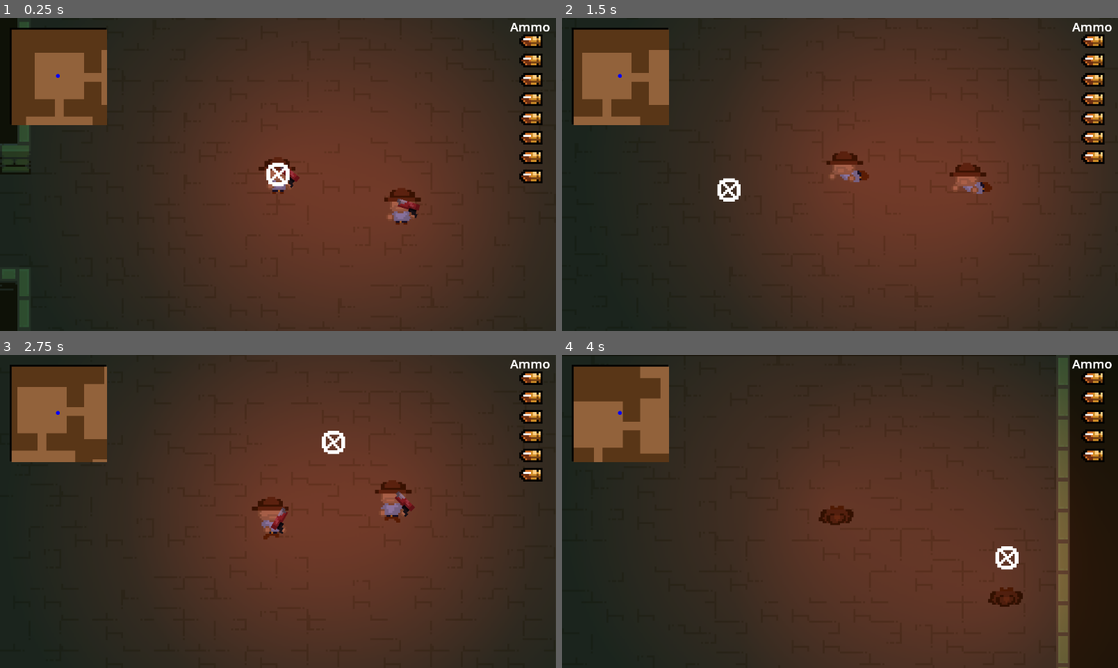
Above: before the commit, frames 1-4 (two rows, left to right).
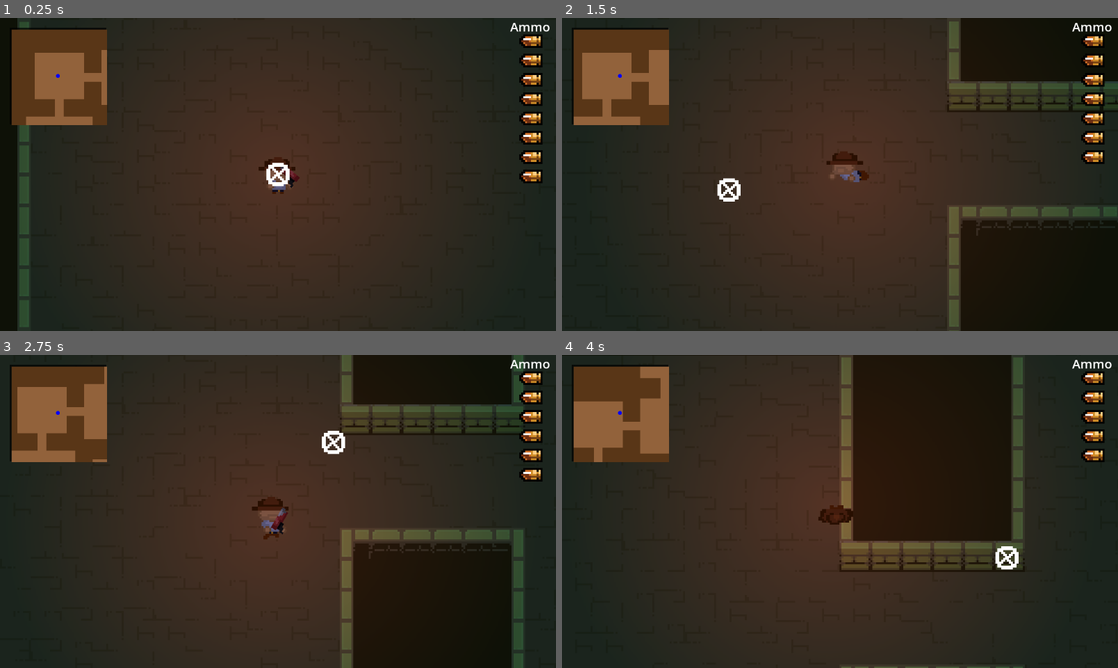
Above: after the commit, the same moments.

Repository: wonderdip/Guns-N-Gylphs
Game: Godot game, scene res://Scenes/World.tscn
The game is run twice, just before and just after one commit, with the same random seed, the same clock (stepped at 60 frames per second) and the same inputs.
Inputs (mouse positions are in pixels of both pictures, inside the frame that each line leads up to):
- Up to frame 1 (0.25 s): no input
- Up to frame 2 (1.5 s): tap Enter at 0.5 s; move the mouse to (962, 158) at 0.52 s; hold Right (move_right) 0.53-1.28 s; click (962, 158) at 0.6 s; move the mouse to (728, 190) at 1.27 s; hold Down (move_down) from 1.28 s (still down); right-click (728, 190) at 1.35 s
- Up to frame 3 (2.75 s): click (166, 527) at 1.55 s; move the mouse to (333, 442) at 2.02 s; release Down (move_down) at 2.03 s; hold Right (move_right) from 2.03 s (still down); click (333, 442) at 2.1 s
- Up to frame 4 (4 s): move the mouse to (812, 574) at 2.77 s; release Right (move_right) at 2.78 s; hold W (move_up) 2.78-3.53 s; click (812, 574) at 2.85 s; move the mouse to (1006, 558) at 3.52 s; hold Left (move_left) from 3.53 s (still down); right-click (1006, 558) at 3.6 s; click (1006, 558) at 3.8 s

The runs differ from the first frame. In frame 1, 39% of the frame differs, in the area x 0-100%, y 1-100%; in frame 2, 43%, in the area x 39-100%, y 0-100%; in frame 3, 42%; in frame 4, 36%.

Commit message:
camera shake manager

Diff:
--- a/Scenes/Enemies/Mummy.tscn
+++ b/Scenes/Enemies/Mummy.tscn
@@ -1,6 +1,7 @@
-[gd_scene load_steps=15 format=3 uid="uid://dwva6dkjc4mhv"]
+[gd_scene load_steps=16 format=3 uid="uid://dwva6dkjc4mhv"]
 
 [ext_resource type="Script" path="res://Scripts/Enemies/mummy.gd" id="1_div5c"]
+[ext_resource type="PackedScene" uid="uid://dekfi127ulci4" path="res://Scenes/Player.tscn" id="2_qnom3"]
 [ext_resource type="Texture2D" uid="uid://cgfdp2uaodkjw" path="res://Assets/Enemies/Mummy - Walk-Sheet.png" id="2_v4amn"]
 
 [sub_resource type="AtlasTexture" id="AtlasTexture_ubkvo"]
@@ -93,6 +94,7 @@
 Health = 20.0
 Damage = 1
 Speed = 150
+player = ExtResource("2_qnom3")
 knockback_strength = 200.0
 knockback_duration = 0.1
 
--- a/Scripts/Enemies/EnemyBase.gd
+++ b/Scripts/Enemies/EnemyBase.gd
@@ -5,7 +5,8 @@
 @export var Damage: int = 0
 @export var Speed: int = 0
 
-@onready var player = get_node("/root/World/Player")
+@export var player: PackedScene
+
 @onready var animated_sprite: AnimatedSprite2D = $AnimatedSprite2D
 @onready var cpu_particles_2d = $CPUParticles2D
 @onready var collision_shape_2d = $CollisionShape2D
@@ -45,8 +46,7 @@
 	FreezeFrameManager.framefreeze(0.1, 0.1)
 	cpu_particles_2d.restart()
 	apply_knockback(player.global_position)
-	var camera_tween = get_tree().create_tween()
-	camera_tween.tween_method(StartCameraShake, 8.0, 2.0, 0.8)
+	CameraShakeManager.cam_shake(8.0, 2.0, 0.8)
 
 	if Health <= 0:
 		die()
@@ -55,11 +55,6 @@
 
 func damaged():
 	pass
-
-func StartCameraShake(intensity: float):
-	var cameraOffset = cameraShakeNoise.get_noise_1d(Time.get_ticks_msec()) * intensity
-	camera2d.offset.x = cameraOffset
-	camera2d.offset.y = cameraOffset
 
 func apply_knockback(source_position: Vector2):
 	# Set the knockback direction to be opposite of the player
--- a/Scripts/Guns/gun_base.gd
+++ b/Scripts/Guns/gun_base.gd
@@ -29,7 +29,7 @@
 
 	if Input.is_action_just_pressed("shoot"):
 		shoot()
-
+		CameraShakeManager.cam_shake(5, 2, 0.2)
 	if player.dodging == true:
 		can_shoot = false
 	else:
--- /dev/null
+++ b/Scripts/camera_shake_manager.gd
@@ -0,0 +1,19 @@
+extends Node
+
+
+var camera2d: Camera2D
+var cameraShakeNoise: FastNoiseLite
+@onready var player = get_node("/root/World/Player")
+
+func _ready():
+	camera2d = player.get_node("DynamicCamera")
+	cameraShakeNoise = FastNoiseLite.new()
+
+func cam_shake(Max: float, Min: float, Length: float):
+	var camera_tween = get_tree().create_tween()
+	camera_tween.tween_method(StartCameraShake, Max, Min, Length)
+
+func StartCameraShake(intensity: float):
+	var cameraOffset = cameraShakeNoise.get_noise_1d(Time.get_ticks_msec()) * intensity
+	camera2d.offset.x = cameraOffset
+	camera2d.offset.y = cameraOffset
--- a/project.godot
+++ b/project.godot
@@ -18,7 +18,7 @@
 [autoload]
 
 FreezeFrameManager="*res://Scripts/freeze_frame_manager.gd"
-World="*res://Scenes/World.tscn"
+CameraShakeManager="*res://Scripts/camera_shake_manager.gd"
 
 [display]
 
Not shown, added: Assets/Reload Bar.png.import
Not shown, added: Assets/Room_tileset.png.import
